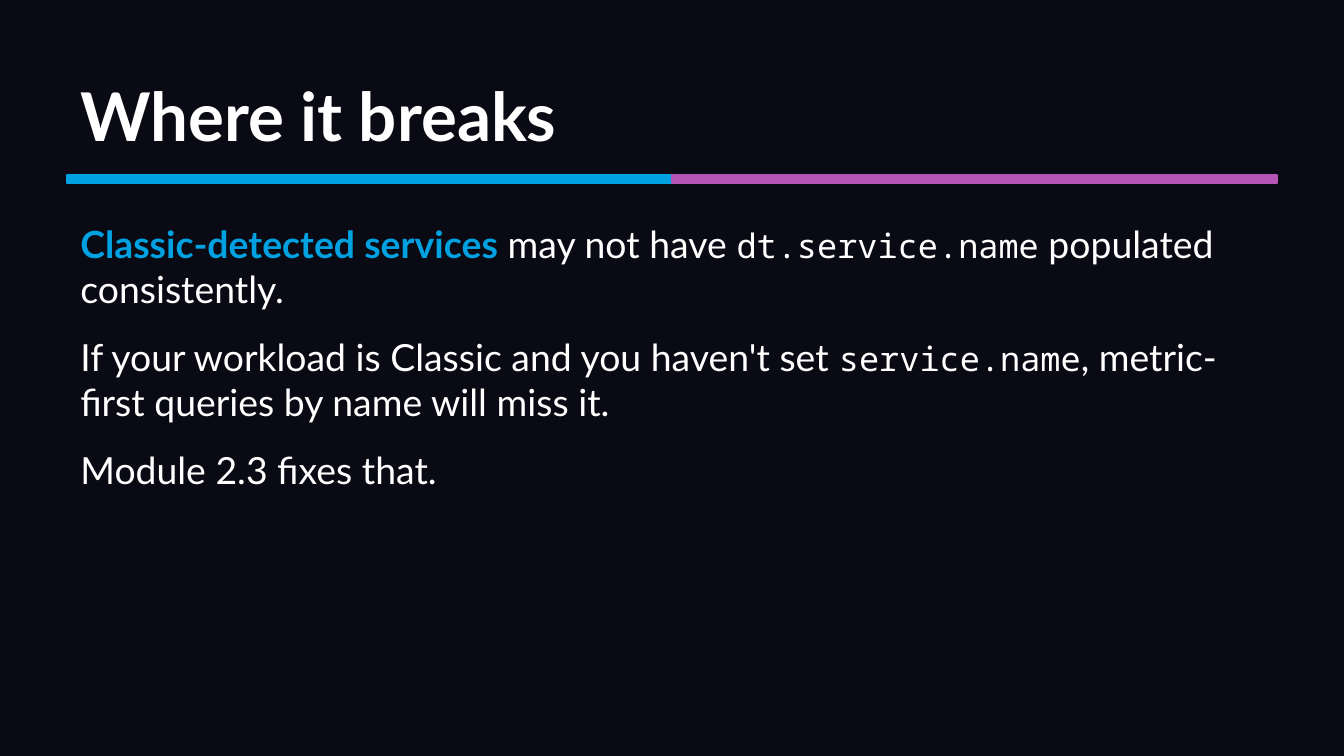
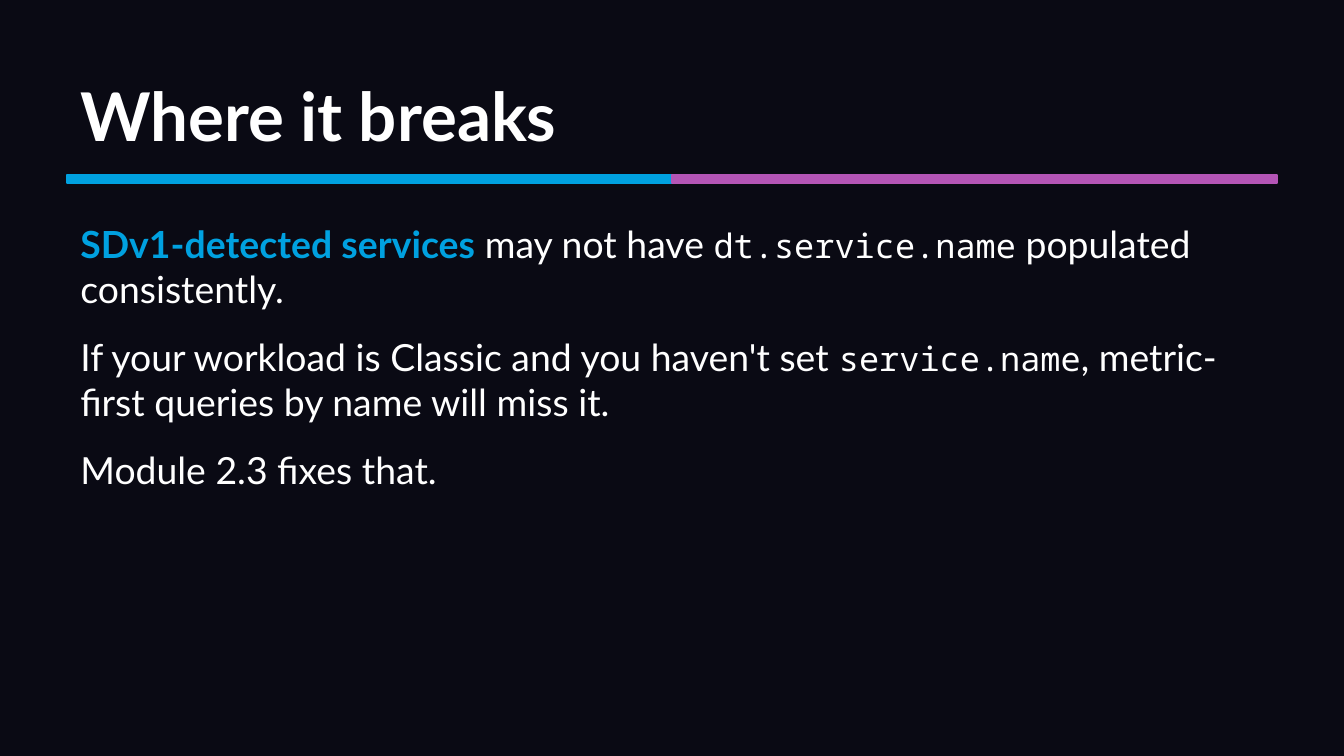
Before and after one commit to mreider/orders-demo, a slide deck: slide 9 of curriculum/unit-2-naming-identity/module-2-2-metric-first-queries.pptx. Drawn at 1344x756 pixels with LibreOffice and Linux fonts; fonts in the diff are those of the drawing. Boxes give left, top, right and bottom in pixels: in the first picture for what was removed or moved away, otherwise in the second. Text is boxed around its words. In the diff, an @@ line names an element or a change of style, - is before the commit and + after.

```diff
--- a/curriculum/unit-2-naming-identity/module-2-2-metric-first-queries.pptx
+++ b/curriculum/unit-2-naming-identity/module-2-2-metric-first-queries.pptx
@@ text at bbox=[80, 230, 1191, 310]: text changed @@
-Classic-detected services may not have dt.service.name populated consistently.
+SDv1-detected services may not have dt.service.name populated consistently.
```
Also in this commit, not shown: 1 other slide changed, 29 other files.
